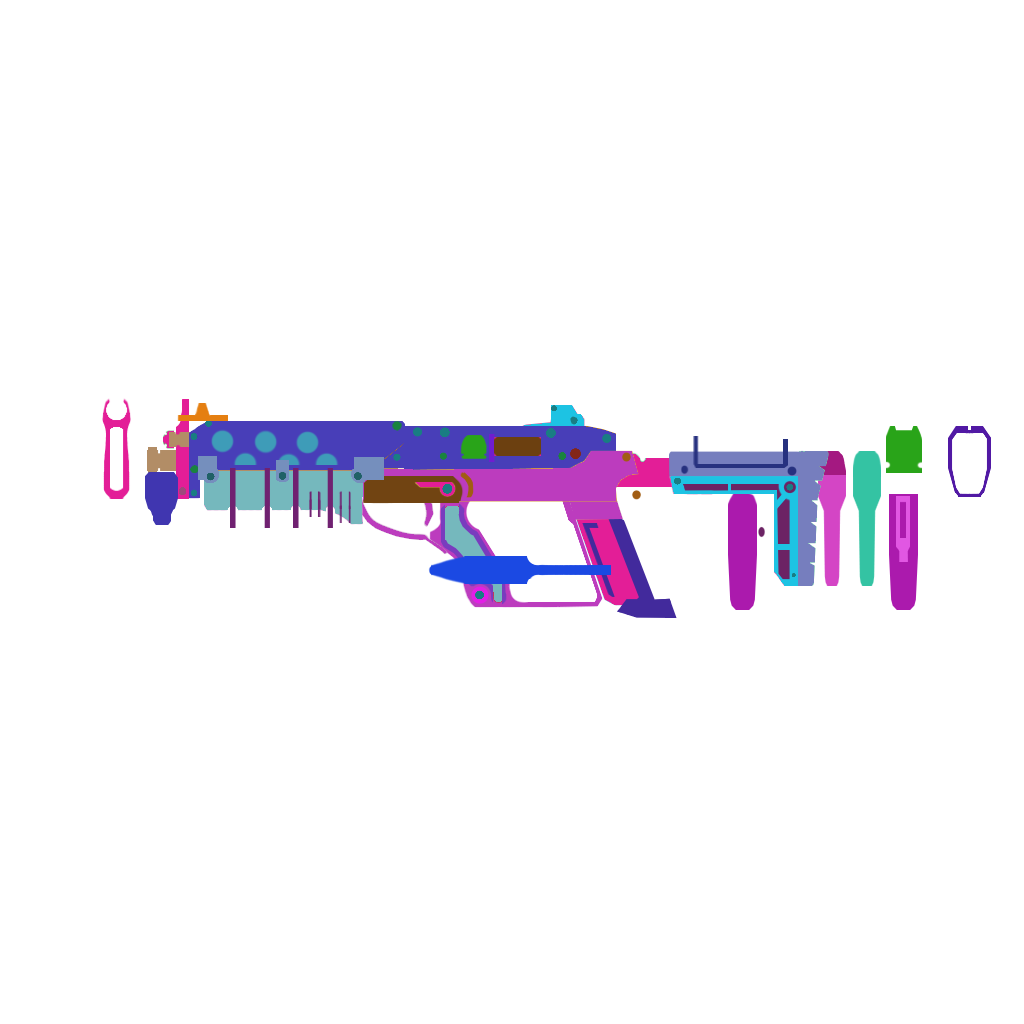
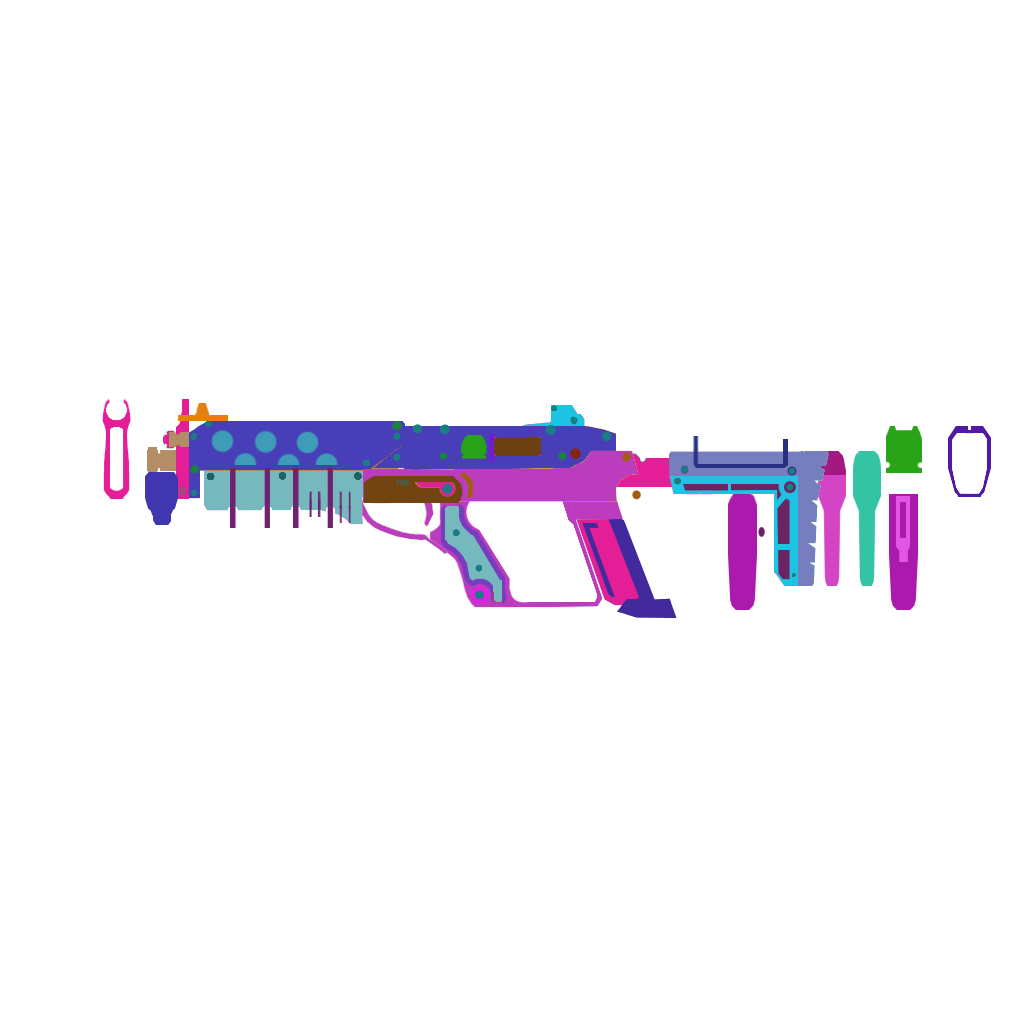
Layered file, before and after one edit (1024px x 1024px). Changes by layer:
hid "SIDE_CUTOUT4" (1st of 2, in "Handguard") over [198, 456, 384, 483]
added layer "SIDE_TEXT1" in group "LowerReceiver" over [396, 480, 409, 486]
hid "TOP" (1st of 2, in "LowerReceiver" › "Grip") over [428, 556, 611, 584]
added layer "SIDE_DETAIL_SCREW1" (4th of 10, in "LowerReceiver" › "Grip" › "GripCover") in group "GripCover" over [452, 529, 482, 572]
painted on "SIDE_DETAIL_SCREW1" (5th of 10, in "UpperReceiver") over [413, 424, 612, 443]
painted on "SIDE_DETAIL_SCREW1" (7th of 10, in "BarrelShroud") over [363, 433, 401, 466]
added layer "SIDE_DETAIL_SCREW1" (9th of 10, in "Cheekrest") in group "Cheekrest" over [681, 466, 795, 475]
